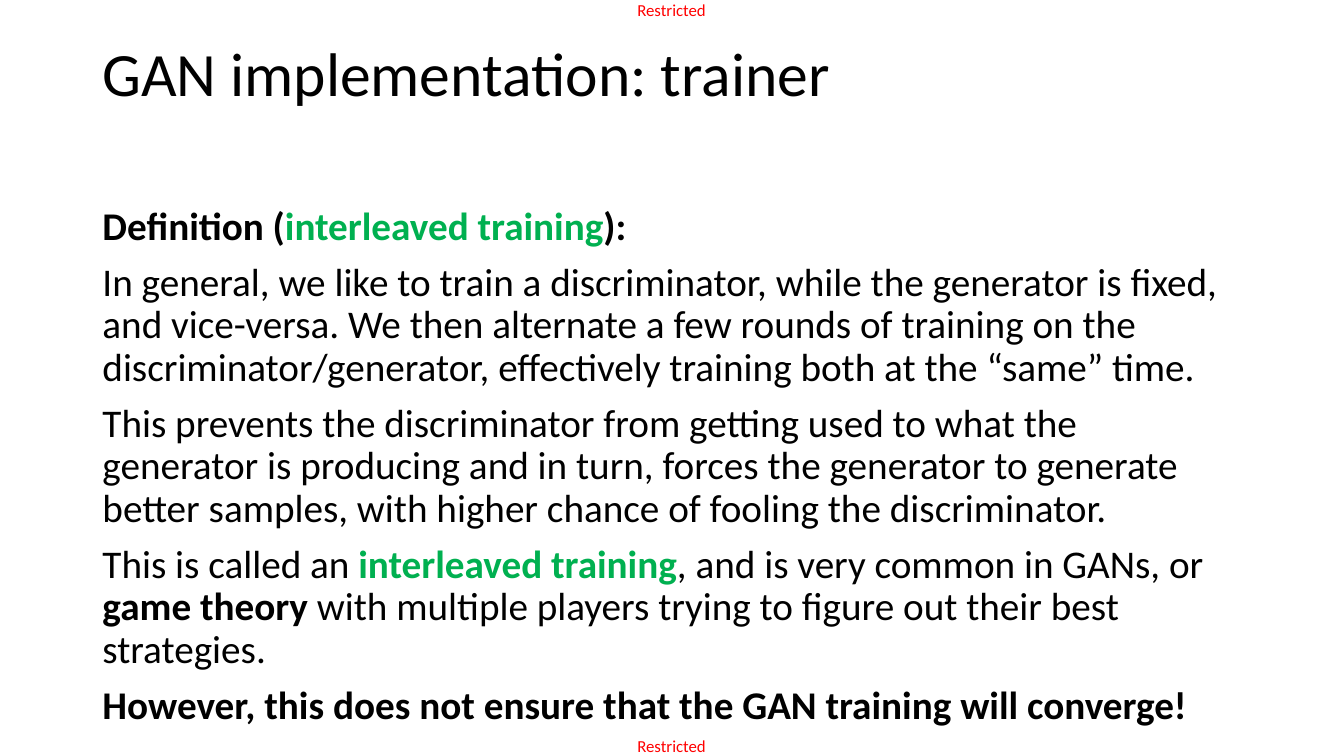
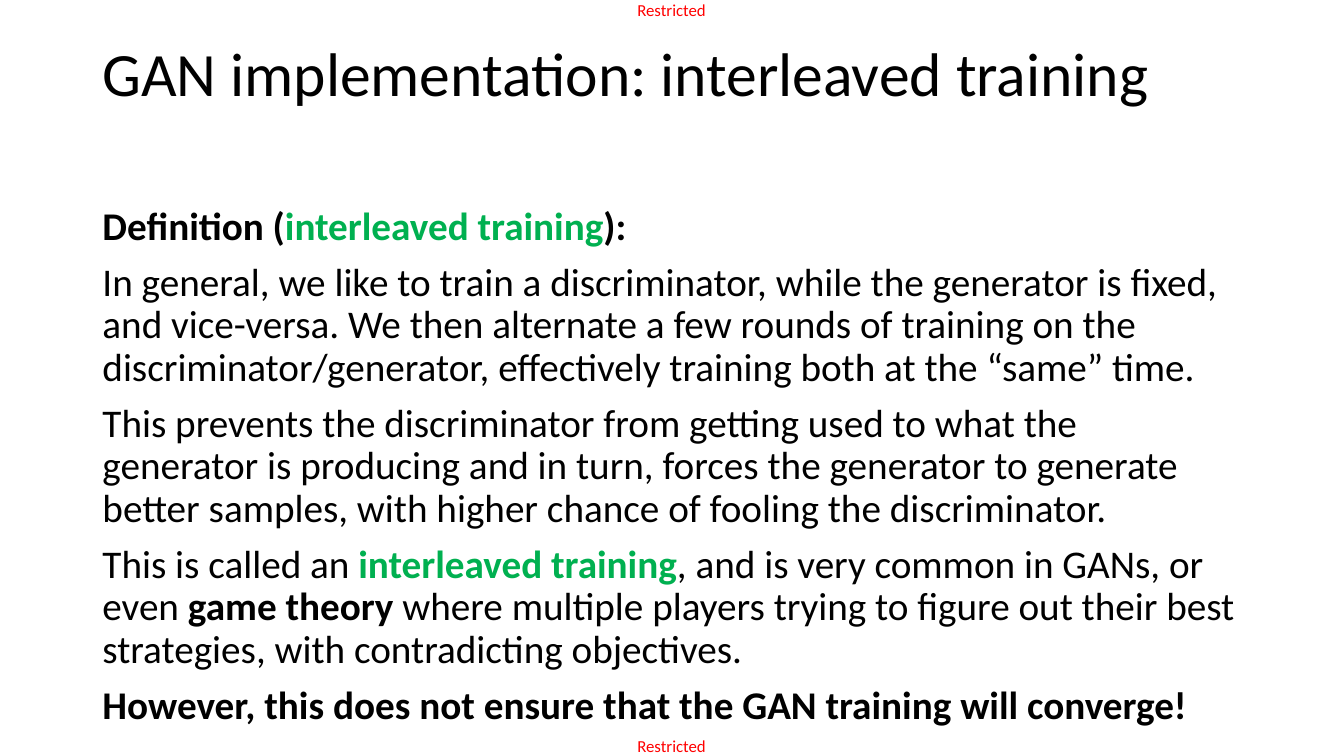
Before and after one commit to matthieudemari/SUTD_DL_50_039, a slide deck: slide 72 of W10/2. W10S2 final/W10S2.pptx. Drawn at 1344x756 pixels with LibreOffice and Linux fonts; fonts in the diff are those of the drawing. Boxes give left, top, right and bottom in pixels: in the first picture for what was removed or moved away, otherwise in the second. Text is boxed around its words. In the diff, an @@ line names an element or a change of style, - is before the commit and + after.

```diff
--- a/W10/2. W10S2 final/W10S2.pptx
+++ b/W10/2. W10S2 final/W10S2.pptx
@@ title at (102, 53, 1148, 107): text changed @@
-GAN implementation: trainer
+GAN implementation: interleaved training
@@ text at (102, 550, 1234, 670): text changed @@
-This is called an interleaved training, and is very common in GANs, or game theory with multiple players trying to figure out their best strategies.
+This is called an interleaved training, and is very common in GANs, or even game theory where multiple players trying to figure out their best strategies, with contradicting objectives.
```
Also in this commit, not shown: 1 other file.
